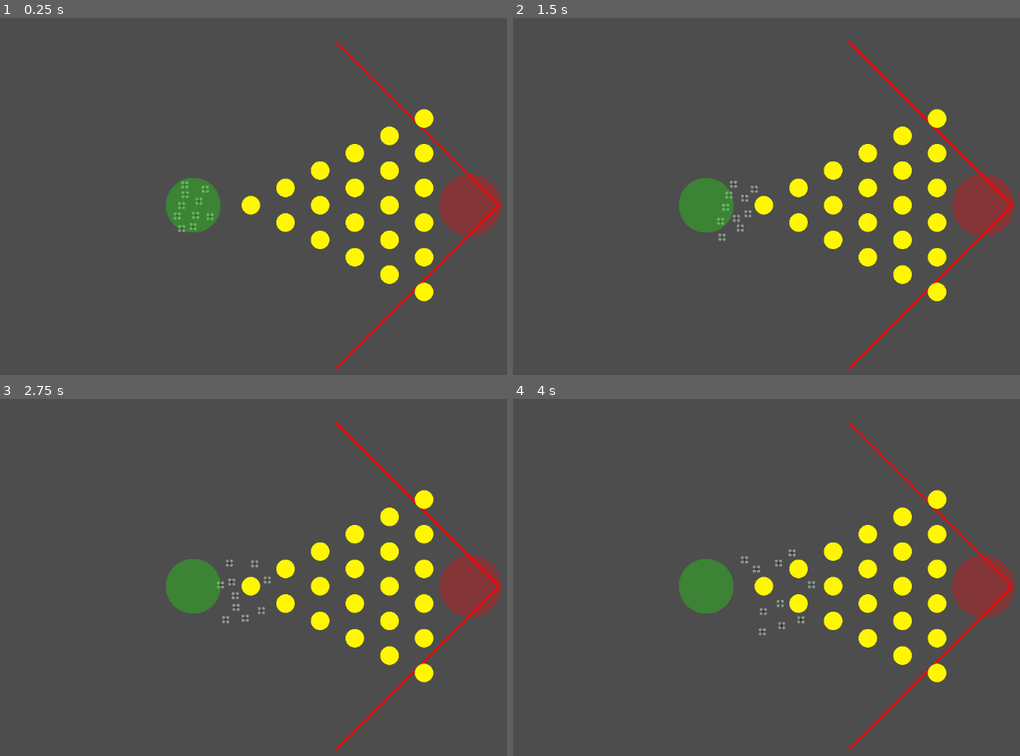
Above: before the commit, frames 1-4 (two rows, left to right).
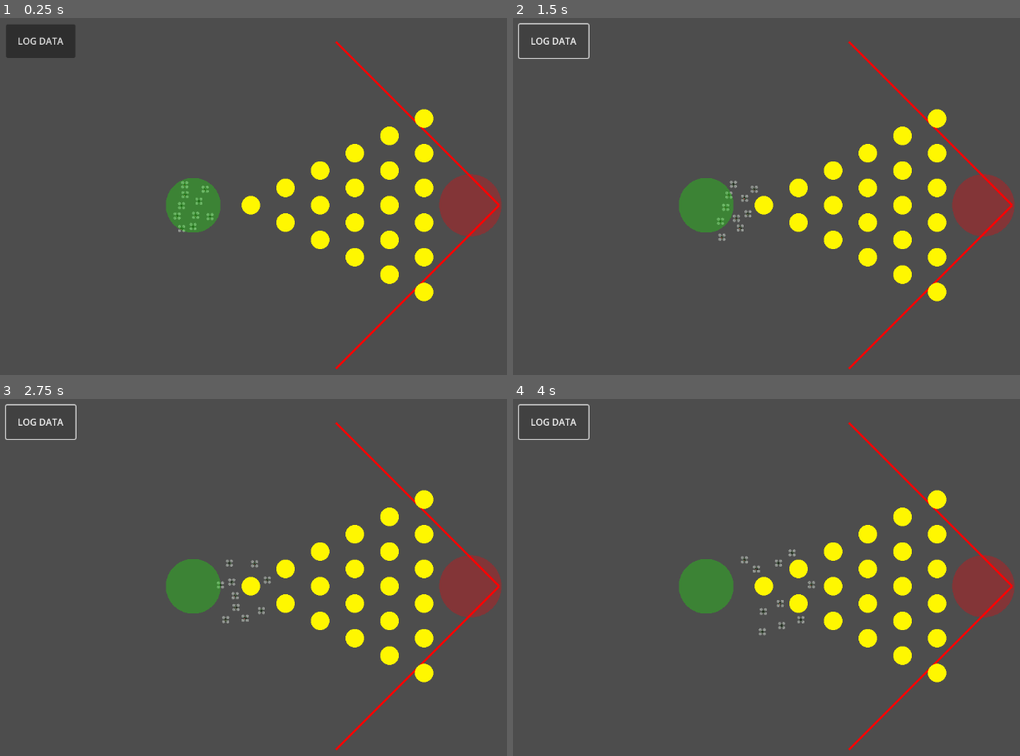
Above: after the commit, the same moments.

Repository: MRRP-lab/cluttered-navigation
Game: Godot game, scene res://scenes/field.tscn
Same seed, same stepped clock (60 frames per second), same inputs: the game is played once before the commit and once after it.
Inputs (mouse positions are in pixels of both pictures, inside the frame that each line leads up to):
- Up to frame 1 (0.25 s): no input
- Up to frame 2 (1.5 s): click (553, 39) at 0.5 s, where only the run after the commit has a clickable "LOG DATA"; click (553, 39) at 1.25 s, where only the run after the commit has a clickable "LOG DATA"
- Up to frame 3 (2.75 s): click (40, 420) at 2 s, where only the run after the commit has a clickable "LOG DATA"
- Up to frame 4 (4 s): no input

The runs differ from the first frame. In frame 1, 1.2% of the frame differs, in the area x 1-15%, y 1-12%; in frame 2, 0.2%; in frame 3, 0.2%; in frame 4, 0.2%.

Commit message:
Advanced Logging
Improved the logging system to include entry/exit times, motionpaths, as well as some metadata. Data is logged by clicking the big 'LOG DATA' button.

Also changed the obstacle field shape selector to a dropdown menu.

Diff:
--- /dev/null
+++ b/pinko-drones/resources/logger_rectangle_enter_exit.tres
@@ -0,0 +1,4 @@
+[gd_resource type="RectangleShape2D" format=3 uid="uid://b8i02tn1jvhlt"]
+
+[resource]
+size = Vector2(364, 491)
--- /dev/null
+++ b/pinko-drones/resources/logger_worldbound_continuous.tres
@@ -0,0 +1,5 @@
+[gd_resource type="WorldBoundaryShape2D" format=3 uid="uid://dxwc7kkfhad5p"]
+
+[resource]
+normal = Vector2(-1, 0)
+distance = 306.24
--- a/pinko-drones/scenes/field.tscn
+++ b/pinko-drones/scenes/field.tscn
@@ -1,7 +1,7 @@
 [gd_scene load_steps=7 format=3 uid="uid://cixj4aur0a7rw"]
 
 [ext_resource type="Script" uid="uid://j2woj4a7fmjo" path="res://scripts/Initialize.gd" id="1_pn4dk"]
-[ext_resource type="Script" uid="uid://b40ihcvxwxnd2" path="res://scripts/drone_scanner.gd" id="2_prmp5"]
+[ext_resource type="Script" uid="uid://bxs0jtdcsnjym" path="res://scripts/logger.gd" id="2_pn4dk"]
 [ext_resource type="Texture2D" uid="uid://de2hrv06jns1o" path="res://assets/green.png" id="3_lptdg"]
 [ext_resource type="Texture2D" uid="uid://vich32apnncj" path="res://assets/red.png" id="4_7156t"]
 
@@ -11,7 +11,7 @@
 [sub_resource type="RectangleShape2D" id="RectangleShape2D_7156t"]
 size = Vector2(106, 492.125)
 
-[node name="Simulator" type="Node2D" node_paths=PackedStringArray("start", "end", "obstacles", "drones")]
+[node name="Simulator" type="Node2D" node_paths=PackedStringArray("start", "end", "obstacles", "drones", "logger", "log_button")]
 script = ExtResource("1_pn4dk")
 obstacle_width = 6
 obstacle_depth = 6
@@ -22,6 +22,24 @@
 end = NodePath("End")
 obstacles = NodePath("Obstacles_Group")
 drones = NodePath("Drones_Group")
+logger = NodePath("logger")
+log_button = NodePath("Button")
+timer_wait_time_ms = 100
+filename_ee = "testfile-entry-exit"
+filename_cont = "testfile-motionpath"
+
+[node name="Button" type="Button" parent="."]
+offset_left = -564.0
+offset_top = -313.0
+offset_right = -444.0
+offset_bottom = -255.0
+text = "LOG DATA"
+
+[node name="logger" type="Node" parent="." node_paths=PackedStringArray("simulator", "drones")]
+script = ExtResource("2_pn4dk")
+simulator = NodePath("..")
+drones = NodePath("../Drones_Group")
+metadata/_custom_type_script = "uid://bxs0jtdcsnjym"
 
 [node name="Camera" type="Camera2D" parent="."]
 metadata/_edit_lock_ = true
@@ -33,8 +51,6 @@
 
 [node name="Start" type="Area2D" parent="."]
 position = Vector2(-240, 0)
-script = ExtResource("2_prmp5")
-filename = "drones-enter"
 
 [node name="CollisionShape2D" type="CollisionShape2D" parent="Start"]
 shape = SubResource("CircleShape2D_ttalb")
@@ -47,8 +63,6 @@
 
 [node name="End" type="Area2D" parent="."]
 position = Vector2(290, 0)
-script = ExtResource("2_prmp5")
-filename = "drones-exit"
 
 [node name="CollisionShape2D" type="CollisionShape2D" parent="End"]
 position = Vector2(-50, 0)
--- a/pinko-drones/scripts/Initialize.gd
+++ b/pinko-drones/scripts/Initialize.gd
@@ -3,7 +3,7 @@
 
 
 @export_group("Obstacle Generation")
-@export var obstacle_shape := "triangle"  ## Shape of the obstacle field, either 'triangle' or 'rectangle'
+@export_enum("triangle", "rectangle") var obstacle_shape := "triangle"  ## Shape of the obstacle field, either 'triangle' or 'rectangle'
 @export var obstacle_width := 4  ## Number of obstacles along the y-axis of the field. If triangular, the width of the base
 @export var obstacle_depth := 4  ## Number of obstacles along the x-axis of the field. If triangular, this is ignored
 @export var obstacle_spacing := 60  ## Spacing in pixels between obstacles
@@ -21,6 +21,13 @@
 @export var end: Node2D
 @export var obstacles: Node2D
 @export var drones: Node2D
+@export var logger: Logger
+
+@export_group("Logging")
+@export var log_button: Button      ## button pressed to log data to files.
+@export var timer_wait_time_ms: int ## how often (in milliseconds) to capture drones' motionpath data.
+@export var filename_ee: String     ## ee: Entry/Exit. The name of the file to which entry/exit data will be sent to. Do not include the filepath or extension.
+@export var filename_cont: String   ## cont: continuous. The name of the file to which continuous motionpath data will be sent to. Do not include the filepath or extension.
 
 const OBSTACLE_SIZE = 32  # size in pixels of the obstacle image
 
@@ -35,6 +42,9 @@
 		generate_rectangle(start_point)
 
 	create_drones()
+	logger.init_timer(timer_wait_time_ms)
+
+	log_button.connect("pressed", log_data)
 
 # Initialize drones in start region based on the parameters.
 func create_drones():
@@ -111,3 +121,11 @@
 	var endpoint = Vector2(-cos(Maximum_Angle), sin(Maximum_Angle)) * 400
 	draw_line(end.global_position, end.global_position + endpoint, "red", 3)
 	draw_line(end.global_position, end.global_position + endpoint * Vector2(1, -1), "red", 3)
+
+## Logs data to the specified files
+func log_data():
+	var filepath_ee = "res://output-data/" + filename_ee + ".txt"
+	var filepath_cont = "res://output-data/" + filename_cont + ".txt"
+
+	logger.log_data_ee(filepath_ee)
+	logger.log_data_cont(filepath_cont)
--- /dev/null
+++ b/pinko-drones/scripts/logger.gd
@@ -0,0 +1,86 @@
+extends Node
+class_name Logger
+## An updated system for logging drone information
+## from the simulation. Can choose between enter/exit or continuous.
+
+# export variables
+@export var simulator: Swarm_Sim ## simulator
+@export var drones: Node2D ## drone container
+@export_enum("Decentralized", "Centralized") var strategy: String = "Decentralized" ## flag for what strategy the drones are using. Is passed to the output file.
+
+# Area2D nodes we're using to monitor the drones.
+var area_ee: Area2D   # enter/exit monitoring
+var timer: Timer      # timer for continuous monitoring.
+
+var motionplan_data_array = [["strategy", "droneCount", "droneID", "timeStamp", "x", "y"]]
+
+const LOGGER_RECTANGLE_ENTER_EXIT = preload("res://resources/logger_rectangle_enter_exit.tres")
+
+# --------- INITIALIZATION ------------ #
+
+func _ready() -> void:
+
+	# set up Area2D
+	area_ee = Area2D.new()
+	var c1 = CollisionShape2D.new()
+	c1.shape = LOGGER_RECTANGLE_ENTER_EXIT
+
+	# set up timer
+	timer = Timer.new()
+
+	# add nodes to the tree
+	area_ee.add_child(c1)
+	add_child(area_ee)
+	add_child(timer)
+
+	# connect signals
+	area_ee.connect("body_entered", drone_entered)
+	area_ee.connect("body_exited", drone_exited)
+	timer.connect("timeout", timer_timeout)
+
+## Sets up the timer with the inputted wait time in milliseconds & then starts it.
+func init_timer(time_ms: float):
+	timer.set_wait_time(time_ms / 1000)
+	timer.start()
+
+# -------- ENTER / EXIT LOGGING --------- #
+
+## save time entered data to the drones
+var drone_entered = func(body: Node2D):
+	if body is PlinkoDrone:
+		body.time_entered = Time.get_ticks_msec()
+
+## save time exited data to the drones
+var drone_exited = func(body: Node2D):
+	if body is PlinkoDrone:
+		body.time_exited = Time.get_ticks_msec()
+
+## log drone data to the specified files.
+func log_data_ee(filepath: String):
+	var file = FileAccess.open(filepath, FileAccess.WRITE) # open file
+
+	file.store_csv_line(["strategy", "droneCount", "droneID", "entryTime", "exitTime"]) # write header
+
+	for drone in drones.get_children(): # write data
+		var log = PackedStringArray([strategy, simulator.droneNum, drone.get_instance_id(), drone.time_entered, drone.time_exited])
+		file.store_csv_line(log)
+
+	file.close() # prevent data leaks
+
+# ------------ CONTINUOUS LOGGING -------------- #
+
+## called every time the timer ticks. logs drone position/time data to an array.
+func timer_timeout():
+	for drone in drones.get_children(): # write data
+		var log = PackedStringArray([strategy, simulator.droneNum, drone.get_instance_id(), Time.get_ticks_msec(), drone.position.x, drone.position.y])
+		motionplan_data_array.append(log)
+
+## writes continuous motionplan data to a specified output file.
+func log_data_cont(filepath: String):
+	var file = FileAccess.open(filepath, FileAccess.WRITE) # open file
+
+	for e in motionplan_data_array: # write data
+		var log = PackedStringArray(e)
+		file.store_csv_line(log)
+
+	file.close() # prevent data leaks
--- a/pinko-drones/scripts/plinko_drone.gd
+++ b/pinko-drones/scripts/plinko_drone.gd
@@ -21,6 +21,10 @@
 @onready var detector_2: Area2D = $detector2
 @onready var detector_3: Area2D = $detector3
 @onready var detector_4: Area2D = $detector4
+
+# Entered & Exited for logging purposes.
+var time_entered
+var time_exited
 
 # basic state machine for plinko-based drone control.
 enum states {
Not shown, added: pinko-drones/output-data/testfile-entry-exit.txt
Not shown, added: pinko-drones/output-data/testfile-motionpath.txt
Not shown: 1 places in pinko-drones/scenes/drone_scanner.tscn that only renumber resources
Not shown, added: pinko-drones/scripts/logger.gd.uid
Not shown, changed: pinko-drones/README.md
